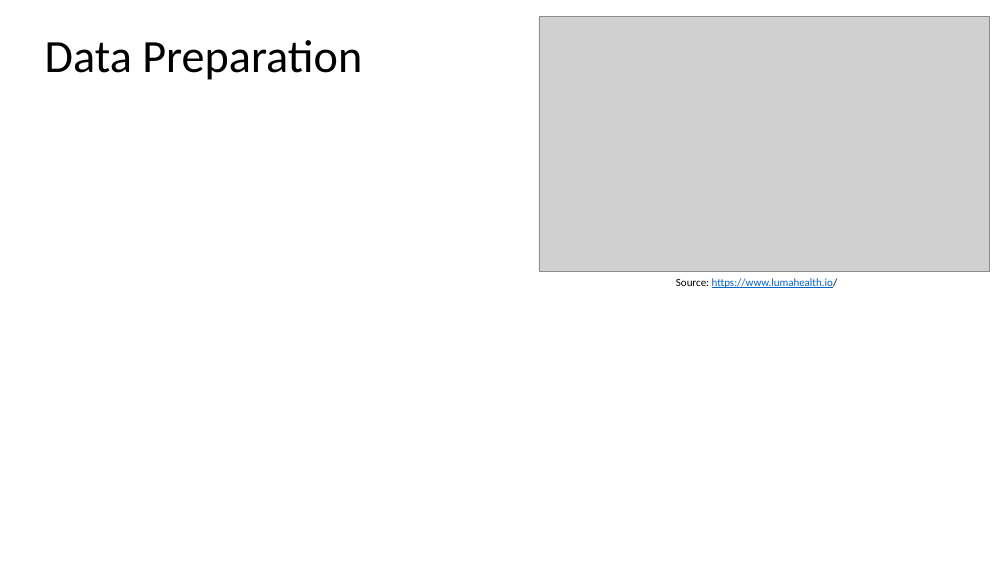
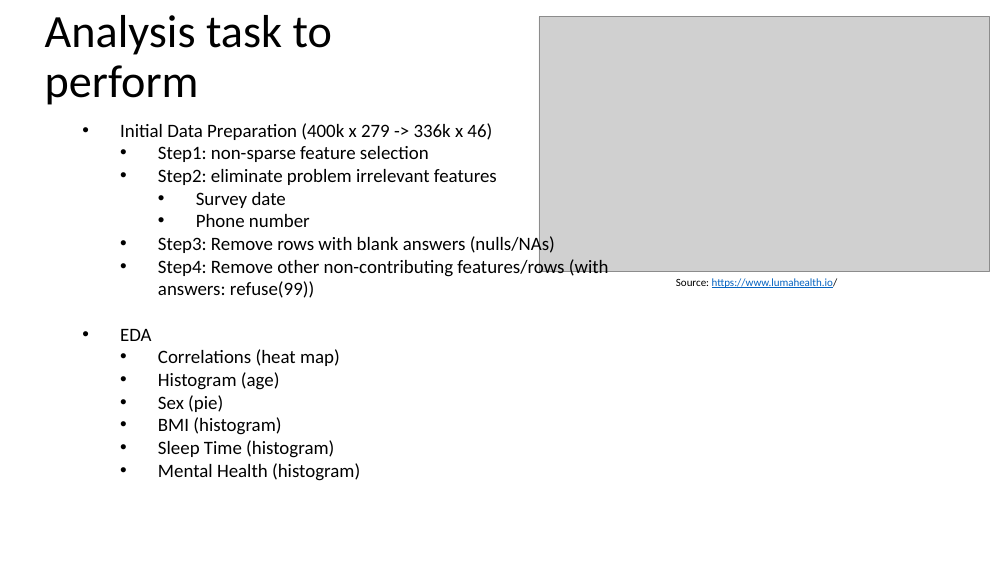
Before and after one commit to spring-camm-sergey/dse230, a slide deck: slide 5 of project_proposal.pptx (slide 3 before the commit). Drawn at 1008x567 pixels with LibreOffice and Linux fonts; fonts in the diff are those of the drawing; grey boxes stand for pictures. Boxes give left, top, right and bottom in pixels: in the first picture for what was removed or moved away, otherwise in the second. Text is boxed around its words. In the diff, an @@ line names an element or a change of style, - is before the commit and + after.

```diff
--- a/project_proposal.pptx
+++ b/project_proposal.pptx
@@ title at (x1=45, y1=15, x2=332, y2=105): text changed @@
-Data Preparation
+Analysis task to perform
@@ text added at (x1=120, y1=123, x2=609, y2=481), 18 pt, text #000000 @@
+  • Initial Data Preparation (400k x 279 -> 336k x 46)
+    • Step1: non-sparse feature selection
+    • Step2: eliminate problem irrelevant features
+      • Survey date
+      • Phone number
+    • Step3: Remove rows with blank answers (nulls/NAs)
+    • Step4: Remove other non-contributing features/rows (with answers: refuse(99))
+  • EDA
+    • Correlations (heat map)
+    • Histogram (age)
+    • Sex (pie)
+    • BMI (histogram)
+    • Sleep Time (histogram)
+    • Mental Health (histogram)
```
Also in this commit, not shown: 1 other slide changed, 3 slides added, 1 other file.
